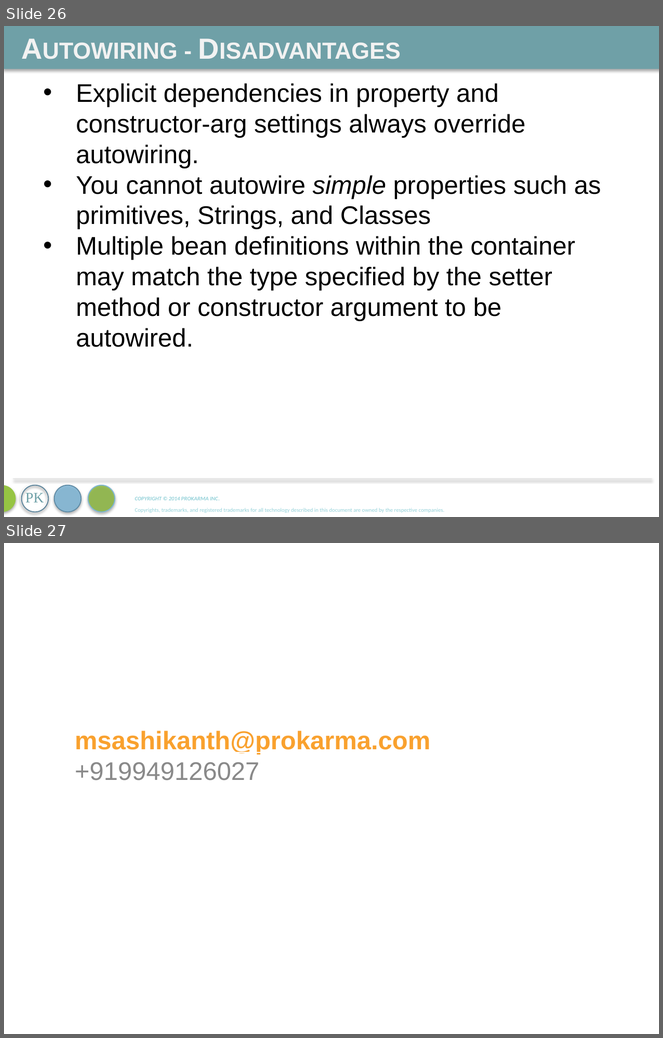
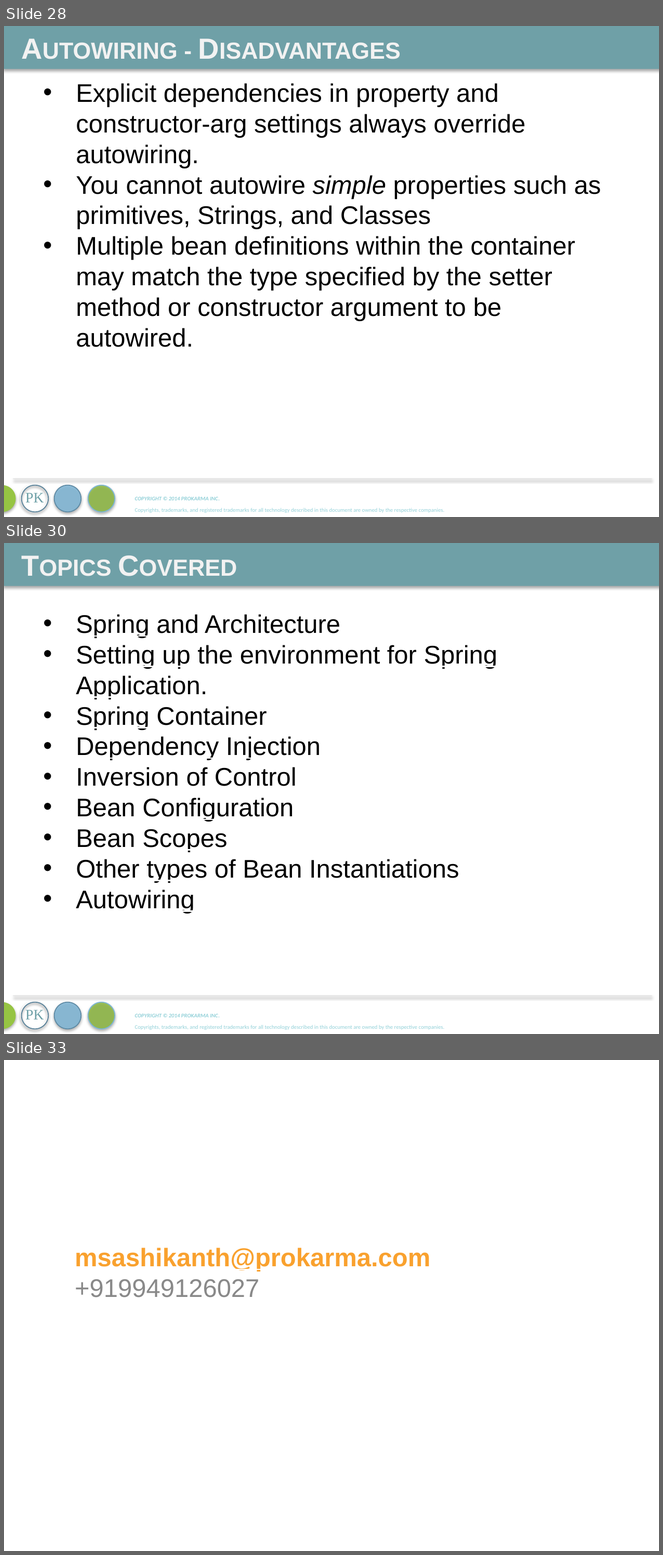
Before and after one commit to mshashi/pkma-spring-core-training, a slide deck: SpringCore.pptx. Shown one above the other, each under a label of ours: slides 26 and 27 before the commit, slides 28, 30 and 33 after it; the slides between them are not shown. The pictures are 663x1038 and 663x1555 pixels, drawn with LibreOffice and Linux fonts; fonts in the diff are those of the drawing. Boxes give left, top, right and bottom in pixels: in the first picture for what was removed or moved away, otherwise in the second. Text is boxed around its words. In the diff, an @@ line names an element or a change of style, - is before the commit and + after.

```diff
--- a/SpringCore.pptx
+++ b/SpringCore.pptx
@@ slide 30 added at (x1=4, y1=543, x2=659, y2=1034), background #FFFFFF; not listed: 9 template elements that a slide beside it also shows @@
@@ text added at (x1=15, y1=543, x2=659, y2=591), 32 pt, text #F2F2F2, bold, small capitals @@
+Topics Covered
@@ text added at (x1=76, y1=614, x2=498, y2=914), 28 pt, text #000000, underline @@
+• Spring and Architecture
+• Setting up the environment for Spring Application.
+• Spring Container
+• Dependency Injection
+• Inversion of Control
+• Bean Configuration
+• Bean Scopes
+• Other types of Bean Instantiations
+• Autowiring
@@ what was slide 26 is now slide 28 @@
@@ what was slide 27 is now slide 33 @@
```
Also in this commit, not shown: 1 slide changed, 5 other slides added.
